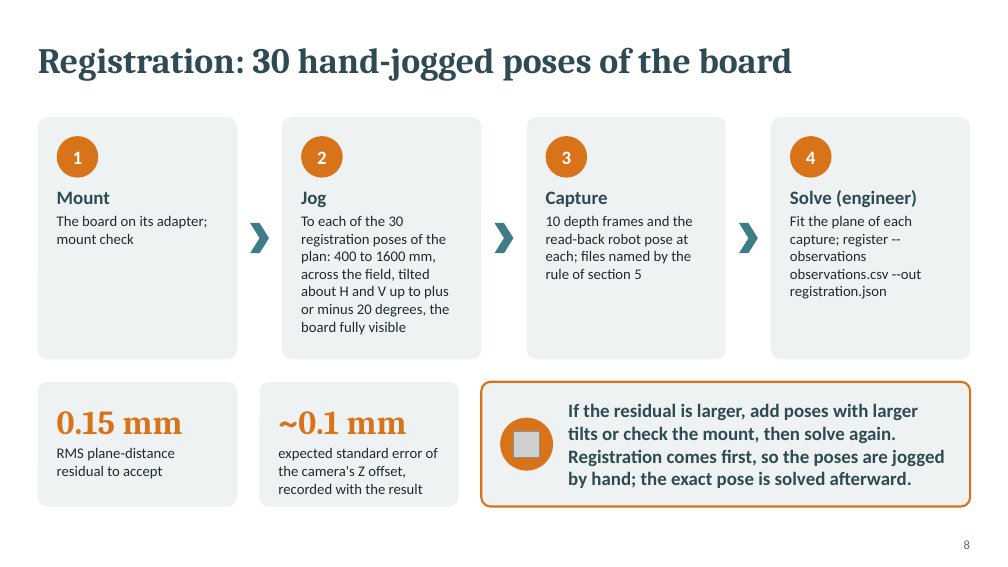
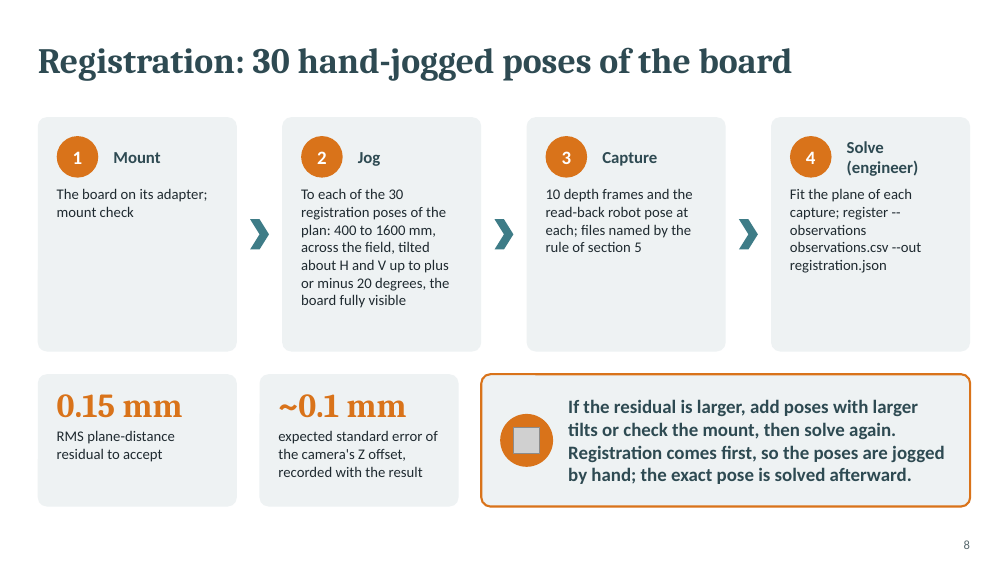
Before and after one commit to glibertyreach/sensor_performance_estimation, a slide deck: slide 8 of docs/presentations/vsx3000_test_procedure.pptx. Drawn at 1008x567 pixels with LibreOffice and Linux fonts; fonts in the diff are those of the drawing; grey boxes stand for pictures. Boxes give left, top, right and bottom in pixels: in the first picture for what was removed or moved away, otherwise in the second. Text is boxed around its words. In the diff, an @@ line names an element or a change of style, - is before the commit and + after.

```diff
--- a/docs/presentations/vsx3000_test_procedure.pptx
+++ b/docs/presentations/vsx3000_test_procedure.pptx
@@ rounded rectangle: place and size @@
-rounded rectangle at (38,117,237,359)
+rounded rectangle at (38,117,237,352)
@@ rounded rectangle: place and size @@
-rounded rectangle at (282,117,481,359)
+rounded rectangle at (282,117,481,352)
@@ rounded rectangle: place and size @@
-rounded rectangle at (527,117,726,359)
+rounded rectangle at (527,117,726,352)
@@ rounded rectangle: place and size @@
-rounded rectangle at (771,117,970,359)
+rounded rectangle at (771,117,970,352)
@@ text "Mount": place and size @@
-text "Mount" at (57,191,110,204)
+text "Mount" at (113,152,160,163)
@@ text "Jog": place and size @@
-text "Jog" at (301,191,326,207)
+text "Jog" at (358,152,381,166)
@@ text "Capture": place and size @@
-text "Capture" at (546,191,608,207)
+text "Capture" at (602,152,657,166)
@@ size 18 to 16 pt; vertical alignment top to middle in 4 elements at (113,152,160,163), (358,152,381,166), (602,152,657,166), (847,141,919,176) @@
@@ text "Solve (engineer)": place and size @@
-text "Solve (engineer)" at (790,190,917,207)
+text "Solve (engineer)" at (847,141,919,176)
@@ text "The board on its adapter; ...": place and size @@
-text "The board on its adapter; ..." at (57,215,208,244)
+text "The board on its adapter; ..." at (57,188,208,217)
@@ text "To each of the 30 ...": place and size @@
-text "To each of the 30 ..." at (301,215,450,335)
+text "To each of the 30 ..." at (301,188,450,308)
@@ text "10 depth frames and the ...": place and size @@
-text "10 depth frames and the ..." at (546,216,693,279)
+text "10 depth frames and the ..." at (546,189,693,252)
@@ text "Fit the plane of each ...": place and size @@
-text "Fit the plane of each ..." at (790,216,921,299)
+text "Fit the plane of each ..." at (790,189,921,273)
@@ rounded rectangle: place and size @@
-rounded rectangle at (38,382,237,507)
+rounded rectangle at (38,374,237,507)
@@ text "0.15 mm": place and size @@
-text "0.15 mm" at (57,411,183,435)
+text "0.15 mm" at (57,394,183,418)
@@ proportions changed in 3 elements at (482,374,971,507), (38,374,237,507), (259,374,458,507) @@
@@ rounded rectangle: place and size @@
-rounded rectangle at (259,382,458,507)
+rounded rectangle at (259,374,458,507)
@@ text "~0.1 mm": place and size @@
-text "~0.1 mm" at (278,411,407,435)
+text "~0.1 mm" at (278,394,407,418)
@@ rounded rectangle: place and size @@
-rounded rectangle at (482,382,971,507)
+rounded rectangle at (482,374,971,507)
@@ text "If the residual is larger, ...": place and size @@
-text "If the residual is larger, ..." at (568,403,944,488)
+text "If the residual is larger, ..." at (568,399,944,484)
@@ 3 chevrons, 1 picture, 1 ellipse: place and size @@
-3 chevrons, 1 picture, 1 ellipse at (250,223,758,471)
+3 chevrons, 1 picture, 1 ellipse at (250,219,758,467)
@@ text "RMS plane-distance residual to accept": place and size @@
-text "RMS plane-distance residual to accept" at (57,447,174,479)
+text "RMS plane-distance residual to accept" at (57,430,174,462)
@@ text "expected standard error of the ...": place and size @@
-text "expected standard error of the ..." at (278,447,438,494)
+text "expected standard error of the ..." at (278,430,438,477)
```
Also in this commit, not shown: 12 other slides changed, 18 other files.
